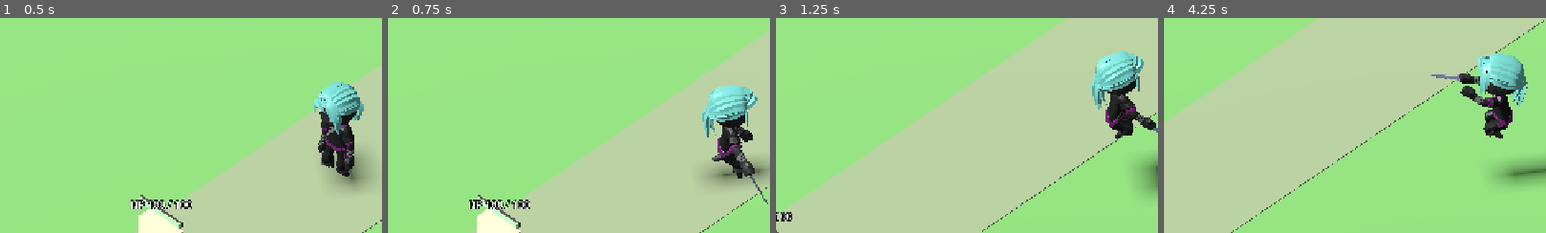
Above: before the commit, frames 1-4 (left to right).
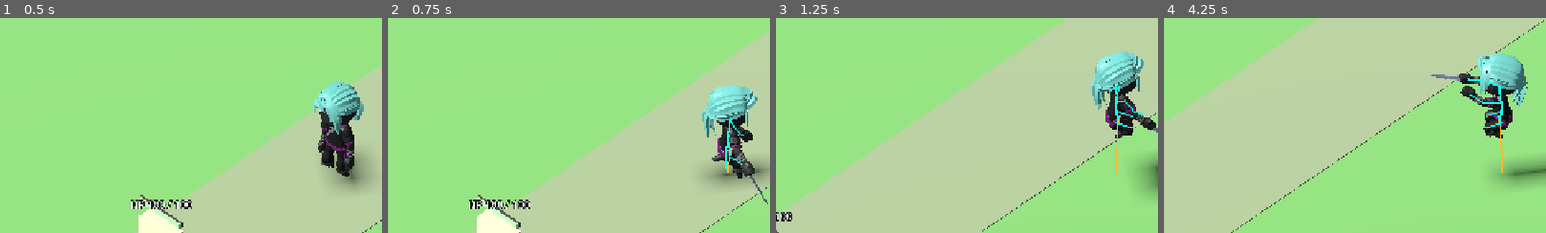
Above: after the commit, the same moments.

Repository: levian47/riskfate-3d-pro
Game: Godot game, scene res://main.tscn
The game is run twice, just before and just after one commit, with the same random seed, the same clock (stepped at 60 frames per second) and the same inputs.
Inputs (mouse positions are % of the whole screen's width and height, from its top left):
- Up to frame 1 (0.5 s): no input
- Up to frame 2 (0.75 s): tap Enter at 0.5 s; move the mouse to (72, 45) at 0.52 s; hold D from 0.53 s (still down); tap K at 0.6 s; click (72, 45) at 0.67 s
- Up to frame 3 (1.25 s): keep holding D; tap Space at 0.77 s
- Up to frame 4 (4.25 s): release D at 1.25 s; drag from (30, 55) to (45, 70) at 1.27 s; move the mouse to (60, 28) at 2.02 s; hold D 2.03-2.75 s; hold Shift 2.03-2.75 s; tap K at 2.3, 3.8 s; drag from (45, 70) to (20, 35) at 2.77 s; move the mouse to (80, 65) at 3.52 s; hold A from 3.53 s (still down); tap R at 3.6 s; tap Space at 3.77 s
The pictures show only the part of the screen within x 6-56%, y 22-72%; the shares and areas given below are measured in that part.

Frame 1 is identical in both runs. In frame 2, 0.2% of the frame differs, in the area x 88-94%, y 46-72%; in frame 3, 0.3%; in frame 4, 0.4%, in the area x 79-89%, y 28-72%.

Commit message:
Add live Ninja skeleton debug view and fourth closer mobile zoom
Expose an optional on-device bone line overlay (SKEL toggle, K on desktop) using Skeleton3D poses and ImmediateMesh; extend mobile orthographic zoom to 18/12/8/6 without changing animation or controls. Godot 4.7.2 smoke, Web and PCK checks passed. Restore original CI workflow.

Diff:
--- a/main.gd
+++ b/main.gd
@@ -8,6 +8,7 @@
 const MOVE_ANIMATION_THRESHOLD := 0.45
 const TOUCH_HUD_SCRIPT := preload("res://touch_hud.gd")
 const HUD_BUILDER := preload("res://ui/hud_builder.gd")
+const SKELETON_DEBUG := preload("res://ui/skeleton_debug.gd")
 const ANIMATION_BUILDER := preload("res://characters/player/animation_builder.gd")
 const COMBAT_CONTROLLER := preload("res://characters/player/combat_controller.gd")
 const WEAPON_VISUALS := preload("res://characters/player/weapon_visuals.gd")
@@ -19,10 +20,11 @@
 var visual: Node3D
 var animator: AnimationPlayer
 var camera: Camera3D
+var skeleton_debug: MeshInstance3D
 var camera_distance := 13.0
 var camera_zoom := 12.0
 # Orthographic camera sizes: lower value = closer view.
-const MOBILE_ZOOM_LEVELS := [8.0, 12.0, 18.0]
+const MOBILE_ZOOM_LEVELS := [18.0, 12.0, 8.0, 6.0]
 var mobile_zoom_index := 1
 var animation_tree: AnimationTree
 var locomotion_state := ""
@@ -85,6 +87,9 @@
 	if event is InputEventKey and event.pressed and not event.echo and event.keycode == KEY_R:
 		_toggle_naruto_run()
 		return
+	if event is InputEventKey and event.pressed and not event.echo and event.keycode == KEY_K:
+		_toggle_skeleton_debug()
+		return
 	if event is InputEventKey and event.pressed and not event.echo and event.keycode == KEY_E:
 		_cycle_weapon()
 		return
@@ -107,6 +112,15 @@
 		touch_hud.naruto_run_enabled = naruto_run_enabled
 		touch_hud.queue_redraw()
 	_update_weapon_display()
+
+
+func _toggle_skeleton_debug() -> void:
+	if skeleton_debug == null:
+		return
+	skeleton_debug.visible = not skeleton_debug.visible
+	if touch_hud != null:
+		touch_hud.skeleton_enabled = skeleton_debug.visible
+		touch_hud.queue_redraw()
 
 
 func _cycle_weapon() -> void:
@@ -161,6 +175,12 @@
 	hero.add_child(visual)
 	var model := MODEL.instantiate()
 	visual.add_child(model)
+	var rig := WEAPON_VISUALS.find_skeleton(model) as Skeleton3D
+	if rig != null:
+		skeleton_debug = SKELETON_DEBUG.new() as MeshInstance3D
+		skeleton_debug.name = "SkeletonDebug"
+		rig.add_child(skeleton_debug)
+		skeleton_debug.call("setup", rig)
 	animator = ANIMATION_BUILDER.find_animation_player(model)
 	if animator != null:
 		# Preserve imported locomotion loop behavior and accepted attack clips.
@@ -245,6 +265,7 @@
 		touch_hud.fullscreen_requested.connect(_toggle_fullscreen)
 		touch_hud.weapon_requested.connect(_cycle_weapon)
 		touch_hud.naruto_requested.connect(_toggle_naruto_run)
+		touch_hud.skeleton_requested.connect(_toggle_skeleton_debug)
 		_update_weapon_display()
 		touch_hud.zoom_level = mobile_zoom_index + 1
 		return
--- a/tests/gameplay_smoke.gd
+++ b/tests/gameplay_smoke.gd
@@ -67,6 +67,32 @@
 	var tree := game.get("animation_tree") as AnimationTree
 	if not _require(hero != null and tree != null and tree.active, "Character and AnimationTree must initialize"):
 		return
+	# Skeleton inspection must not alter the model or animation; it is a
+	# disabled-by-default runtime drawing overlay.
+	var debug_rig := WEAPON_VISUALS.find_skeleton(game.get("visual") as Node3D) as Skeleton3D
+	var debug_overlay := debug_rig.get_node_or_null("SkeletonDebug") as MeshInstance3D if debug_rig != null else null
+	if not _require(debug_overlay != null and debug_overlay.mesh is ImmediateMesh and not debug_overlay.visible, "Skeleton inspection must be available and disabled by default"):
+		return
+	game.call("_toggle_skeleton_debug")
+	await process_frame
+	if not _require(debug_overlay.visible and debug_overlay.mesh.get_surface_count() > 0, "Skeleton debug must draw live bone chains when enabled"):
+		return
+	game.call("_toggle_skeleton_debug")
+	if not _require(not debug_overlay.visible, "Skeleton debug must turn off without altering animations"):
+		return
+	# The camera gains one close zoom step without losing its original 12
+	# size and without changing the mobile joystick/attack controls.
+	var gameplay_camera := game.get("camera") as Camera3D
+	if not _require(gameplay_camera != null and is_equal_approx(gameplay_camera.size, 12.0), "Default camera zoom must remain unchanged"):
+		return
+	for expected_zoom in [8.0, 6.0, 18.0, 12.0]:
+		game.call("_cycle_mobile_zoom")
+		if not _require(is_equal_approx(gameplay_camera.size, expected_zoom), "Camera must cycle through four zoom settings, including close-up"):
+			return
+	if DisplayServer.is_touchscreen_available():
+		var mobile_controls := game.get("touch_hud") as Control
+		if not _require(int(mobile_controls.zoom_level) == 2 and not bool(mobile_controls.skeleton_enabled), "Mobile skeleton and zoom indicators must reset correctly"):
+			return
 	# Naruto state must be independently selectable without replacing the
 	# previously accepted Run or either sword slash.
 	if not _require(NARUTO_FULL != null and NARUTO_FULL.loop_mode == Animation.LOOP_LINEAR and NARUTO_FULL.get_track_count() == 13, "Naruto overlay must contain spine-root Hips and twelve upper-body tracks; legs stay native Ninja Run"):
--- a/touch_hud.gd
+++ b/touch_hud.gd
@@ -8,6 +8,7 @@
 signal fullscreen_requested
 signal weapon_requested
 signal naruto_requested
+signal skeleton_requested
 
 var move_vector := Vector2.ZERO
 var jump_held := false
@@ -19,7 +20,9 @@
 var fullscreen_finger := -1
 var weapon_finger := -1
 var naruto_finger := -1
+var skeleton_finger := -1
 var naruto_run_enabled := false
+var skeleton_enabled := false
 var weapon_index := 1
 var zoom_level := 2
 var stick_thumb := Vector2.ZERO
@@ -44,6 +47,7 @@
 		fullscreen_finger = -1
 		weapon_finger = -1
 		naruto_finger = -1
+		skeleton_finger = -1
 		move_vector = Vector2.ZERO
 		stick_thumb = Vector2.ZERO
 		jump_held = false
@@ -76,7 +80,9 @@
 		"fullscreen": Vector2(margin + fullscreen_radius, margin + fullscreen_radius),
 		"fullscreen_radius": fullscreen_radius,
 		"naruto": Vector2(margin + fullscreen_radius, margin + fullscreen_radius * 3.6),
-		"naruto_radius": fullscreen_radius
+		"naruto_radius": fullscreen_radius,
+		"skeleton": Vector2(margin + fullscreen_radius, margin + fullscreen_radius * 6.2),
+		"skeleton_radius": fullscreen_radius
 	}
 
 func _input(event: InputEvent) -> void:
@@ -122,6 +128,10 @@
 	elif naruto_finger == -1 and point.distance_to(layout["naruto"]) <= layout["naruto_radius"] * 1.20:
 		naruto_finger = finger
 		naruto_requested.emit()
+		queue_redraw()
+	elif skeleton_finger == -1 and point.distance_to(layout["skeleton"]) <= layout["skeleton_radius"] * 1.20:
+		skeleton_finger = finger
+		skeleton_requested.emit()
 		queue_redraw()
 	elif _press_fullscreen(finger, point):
 		pass
@@ -158,6 +168,8 @@
 		weapon_finger = -1
 	if finger == naruto_finger:
 		naruto_finger = -1
+	if finger == skeleton_finger:
+		skeleton_finger = -1
 	queue_redraw()
 
 func _update_stick(point: Vector2) -> void:
@@ -203,7 +215,7 @@
 	var zoom_r: float = layout["zoom_radius"]
 	_draw_button(zoom_center, zoom_r, Color(0.15, 0.25, 0.39, 0.94 if zoom_finger != -1 else 0.76), Color(0.76, 0.87, 1.0, 0.92))
 	_draw_label(zoom_center + Vector2(0, -zoom_r * 0.18), "ZOOM", zoom_r * 0.29)
-	_draw_label(zoom_center + Vector2(0, zoom_r * 0.28), "%d/3" % zoom_level, zoom_r * 0.34)
+	_draw_label(zoom_center + Vector2(0, zoom_r * 0.28), "%d/4" % zoom_level, zoom_r * 0.34)
 	var weapon_center: Vector2 = layout["weapon"]
 	var weapon_r: float = layout["weapon_radius"]
 	_draw_button(weapon_center, weapon_r, Color(0.33, 0.27, 0.44, 0.94 if weapon_finger != -1 else 0.83), Color(0.90, 0.82, 1.0, 0.96))
@@ -214,6 +226,11 @@
 	_draw_button(naruto_center, naruto_r, Color(0.27, 0.45, 0.24, 0.95 if naruto_run_enabled else 0.65), Color(0.82, 0.98, 0.77, 0.94))
 	_draw_label(naruto_center + Vector2(0, -naruto_r * 0.17), "RUN", naruto_r * 0.31)
 	_draw_label(naruto_center + Vector2(0, naruto_r * 0.27), "N4" if naruto_run_enabled else "OFF", naruto_r * 0.27)
+	var skeleton_center: Vector2 = layout["skeleton"]
+	var skeleton_r: float = layout["skeleton_radius"]
+	_draw_button(skeleton_center, skeleton_r, Color(0.16, 0.46, 0.47, 0.92 if skeleton_enabled else 0.70), Color(0.58, 1.0, 0.91, 0.98))
+	_draw_label(skeleton_center + Vector2(0, -skeleton_r * 0.17), "SKEL", skeleton_r * 0.30)
+	_draw_label(skeleton_center + Vector2(0, skeleton_r * 0.29), "ON" if skeleton_enabled else "OFF", skeleton_r * 0.27)
 	_draw_fullscreen_control(layout)
 
 func _draw_fullscreen_control(layout: Dictionary) -> void:
--- /dev/null
+++ b/ui/skeleton_debug.gd
@@ -0,0 +1,46 @@
+extends MeshInstance3D
+# Optional runtime bone visualization for desktop and mobile inspection.
+# It does not modify the imported skeleton or any animations.
+var rig: Skeleton3D
+var lines := ImmediateMesh.new()
+var line_material := StandardMaterial3D.new()
+
+
+func setup(source: Skeleton3D) -> void:
+	rig = source
+	mesh = lines
+	line_material.shading_mode = BaseMaterial3D.SHADING_MODE_UNSHADED
+	line_material.vertex_color_use_as_albedo = true
+	# Draw through the skinned mesh so bones remain readable on a phone.
+	line_material.no_depth_test = true
+	cast_shadow = GeometryInstance3D.SHADOW_CASTING_SETTING_OFF
+	visible = false
+
+
+func _process(_delta: float) -> void:
+	if not visible or rig == null:
+		return
+	lines.clear_surfaces()
+	lines.surface_begin(Mesh.PRIMITIVE_LINES, line_material)
+	for bone_index in range(rig.get_bone_count()):
+		var bone_name := rig.get_bone_name(bone_index)
+		# Foot.* and PoleTarget.* are detached rig controllers, not the
+		# anatomical leg chain; showing their root links would be misleading.
+		if bone_name.begins_with("Foot.") or bone_name.begins_with("PoleTarget.") or bone_name == "Bone":
+			continue
+		var position := rig.get_bone_global_pose(bone_index).origin
+		var is_pelvis := bone_name == "Body_2" or bone_name == "Hips"
+		var color := Color(1.0, 0.72, 0.18) if is_pelvis else Color(0.10, 1.0, 0.92)
+		var parent_index := rig.get_bone_parent(bone_index)
+		if parent_index >= 0:
+			var parent_position := rig.get_bone_global_pose(parent_index).origin
+			lines.surface_set_color(color)
+			lines.surface_add_vertex(parent_position)
+			lines.surface_add_vertex(position)
+		# A small cross marks every joint (the lines mark the bone chains).
+		var radius := 0.038 if is_pelvis else 0.024
+		for axis in [Vector3.RIGHT, Vector3.UP, Vector3.FORWARD]:
+			lines.surface_set_color(color)
+			lines.surface_add_vertex(position - axis * radius)
+			lines.surface_add_vertex(position + axis * radius)
+	lines.surface_end()
Not shown, changed: ROADMAP.md
